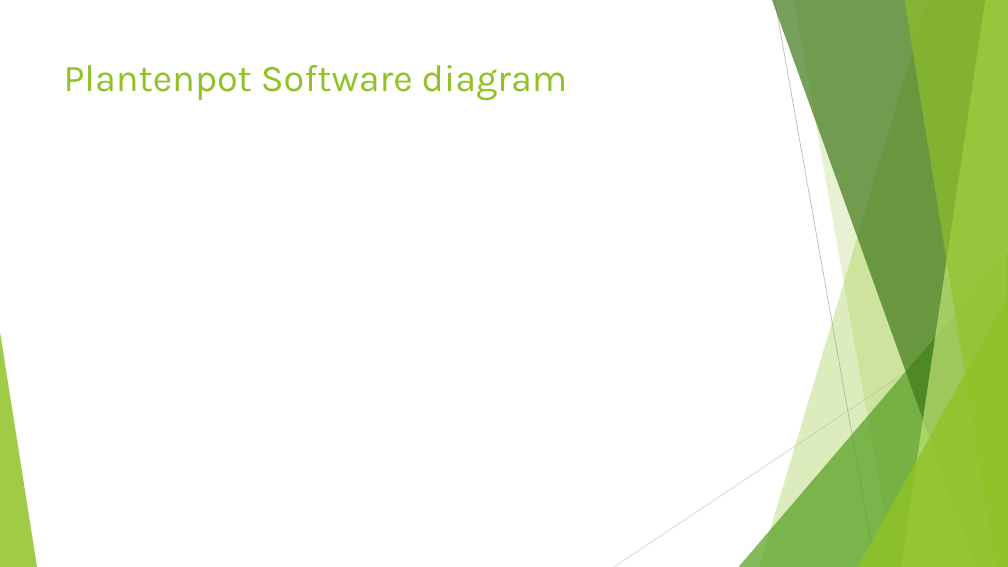
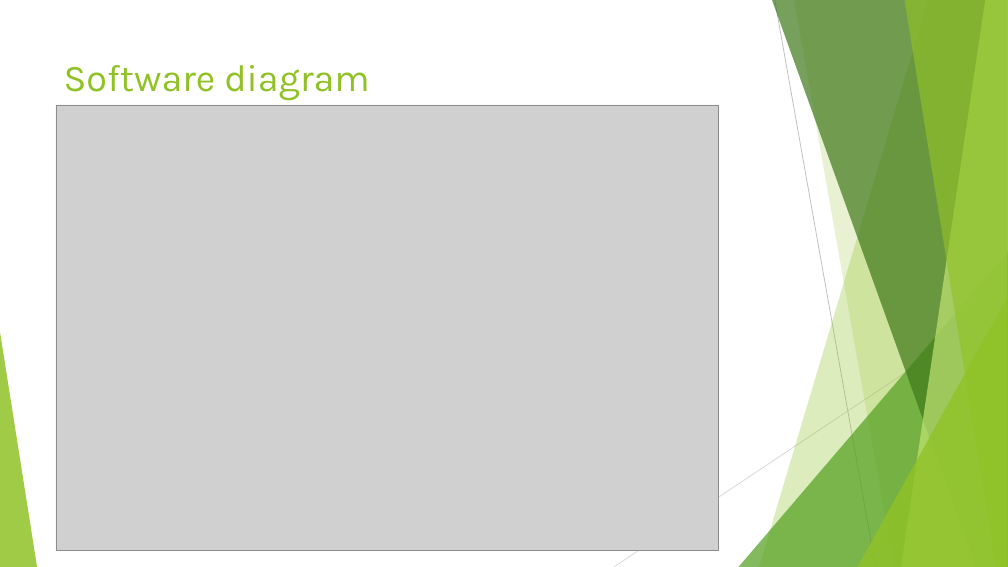
Before and after one commit to AP-IT-GH/iot18-lf2, a slide deck: slide 6 of doc/Lab Farm presentatie.pptx. Drawn at 1008x567 pixels with LibreOffice and Linux fonts; fonts in the diff are those of the drawing; grey boxes stand for pictures. Boxes give left, top, right and bottom in pixels: in the first picture for what was removed or moved away, otherwise in the second. Text is boxed around its words. In the diff, an @@ line names an element or a change of style, - is before the commit and + after.

```diff
--- a/doc/Lab Farm presentatie.pptx
+++ b/doc/Lab Farm presentatie.pptx
@@ title at (64,65,370,101): text changed @@
-Plantenpot Software diagram
+Software diagram
@@ picture added at (56,105,718,551) @@
```
Also in this commit, not shown: 3 other slides changed, 1 slide added, 2 slides removed, 1 other file.
